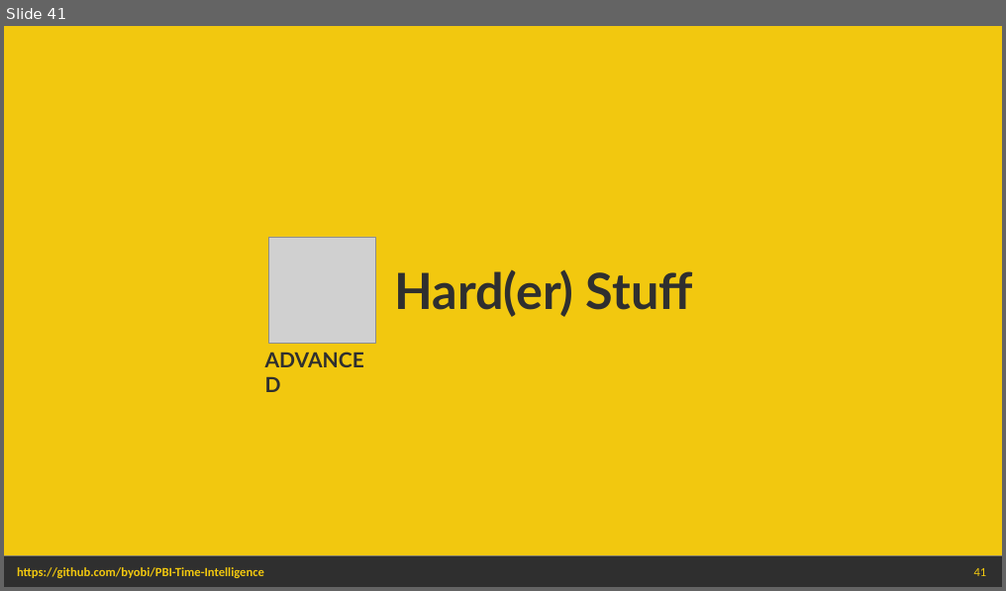
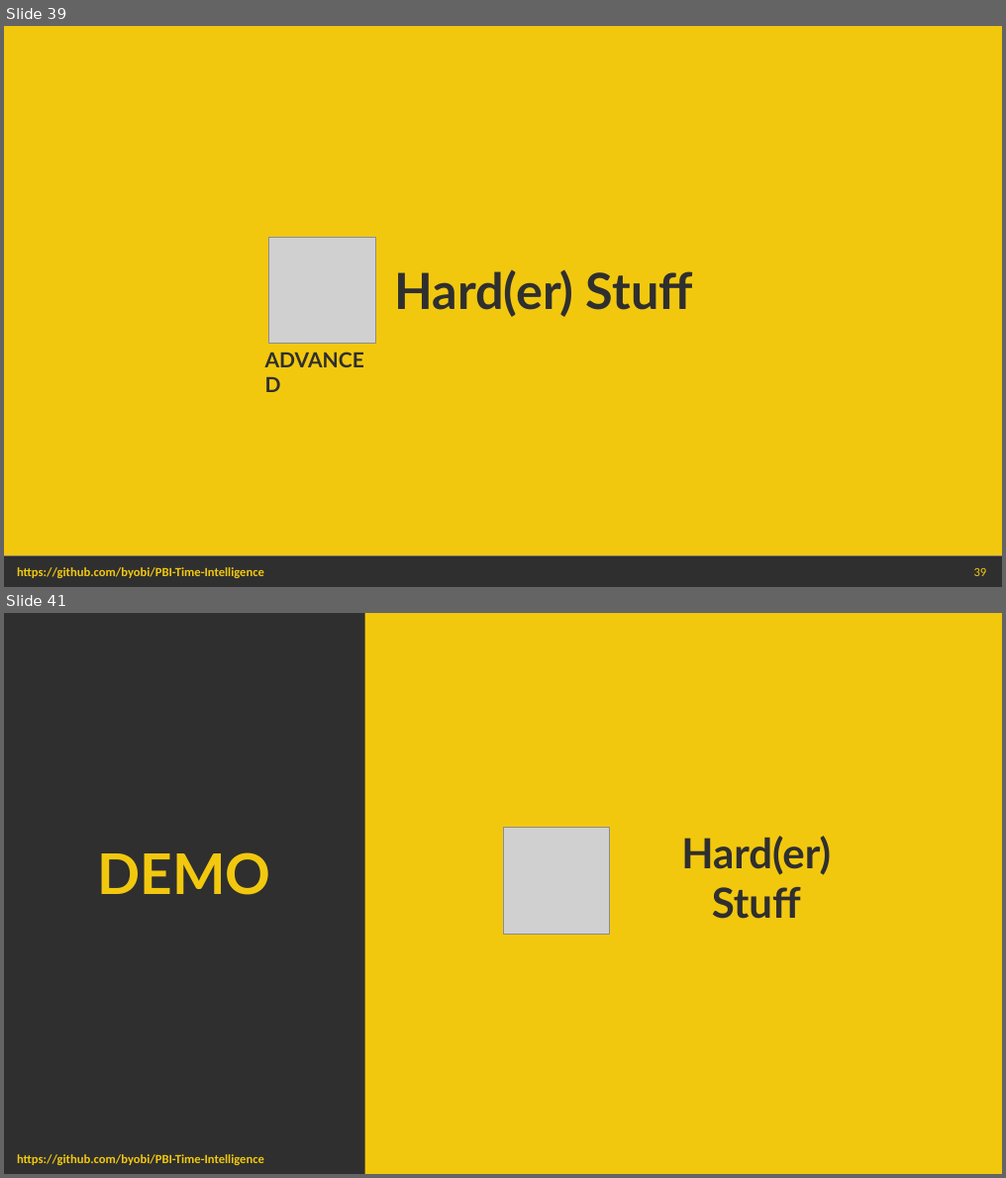
Before and after one commit to byobi/PBI-Time-Intelligence, a slide deck: Power BI Time Intelligence - Beyond the Basics.pptx. Shown one above the other, each under a label of ours: slide 41 before the commit, slides 39 and 41 after it; the slides between them are not shown. The pictures are 1006x591 and 1006x1178 pixels, drawn with LibreOffice and Linux fonts; fonts in the diff are those of the drawing; grey boxes stand for pictures. Boxes give left, top, right and bottom in pixels: in the first picture for what was removed or moved away, otherwise in the second. Text is boxed around its words. In the diff, an @@ line names an element or a change of style, - is before the commit and + after.

```diff
--- a/Power BI Time Intelligence - Beyond the Basics.pptx
+++ b/Power BI Time Intelligence - Beyond the Basics.pptx
@@ slide 41 added at [4, 613, 1002, 1174], background #FFFFFF; not listed: 2 template elements that a slide beside it also shows @@
@@ rectangle added at [4, 613, 364, 1145], fill #2F2F2F, outline #2F2F2F 1 pt @@
@@ rectangle added at [364, 613, 1002, 1174], fill #F2C80F @@
@@ picture added at [503, 827, 611, 934] @@
@@ text added at [681, 836, 831, 919], 40 pt, text #2F2F2F, bold @@
+Hard(er)
+Stuff
@@ text added at [98, 853, 271, 895], 54 pt, text #F2C80F, bold @@
+DEMO
@@ what was slide 41 is now slide 39 @@
@@ page number at [974, 569, 987, 576]: text changed @@
-41
+39
```
Also in this commit, not shown: 5 slides changed, 3 other slides added, 2 slides removed.
